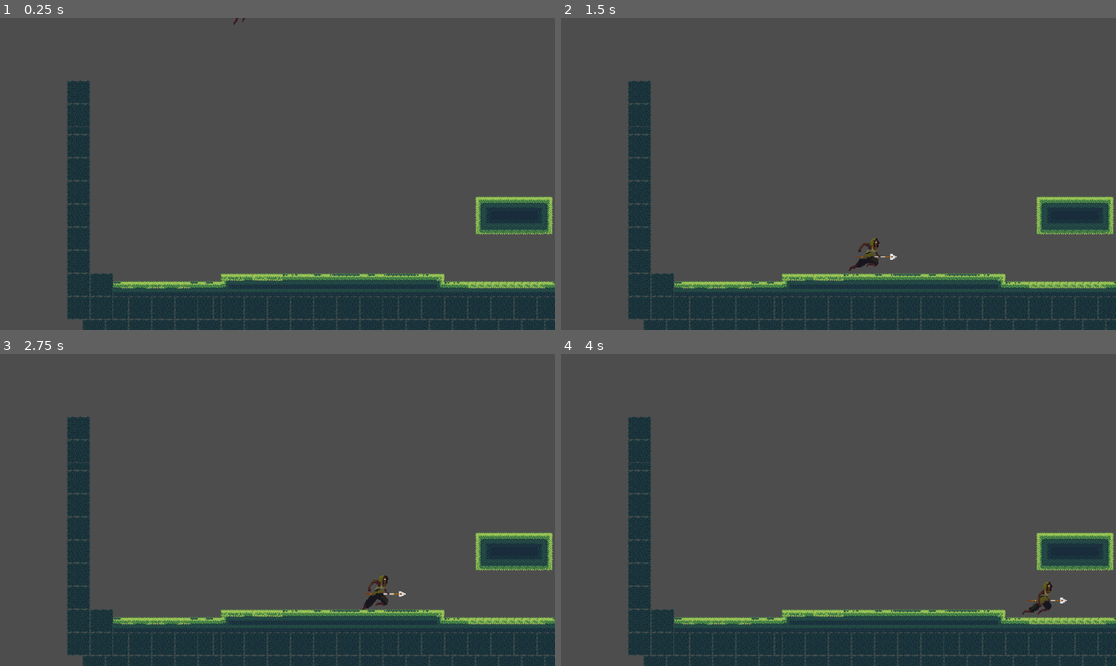
Above: before the commit, frames 1-4 (two rows, left to right).
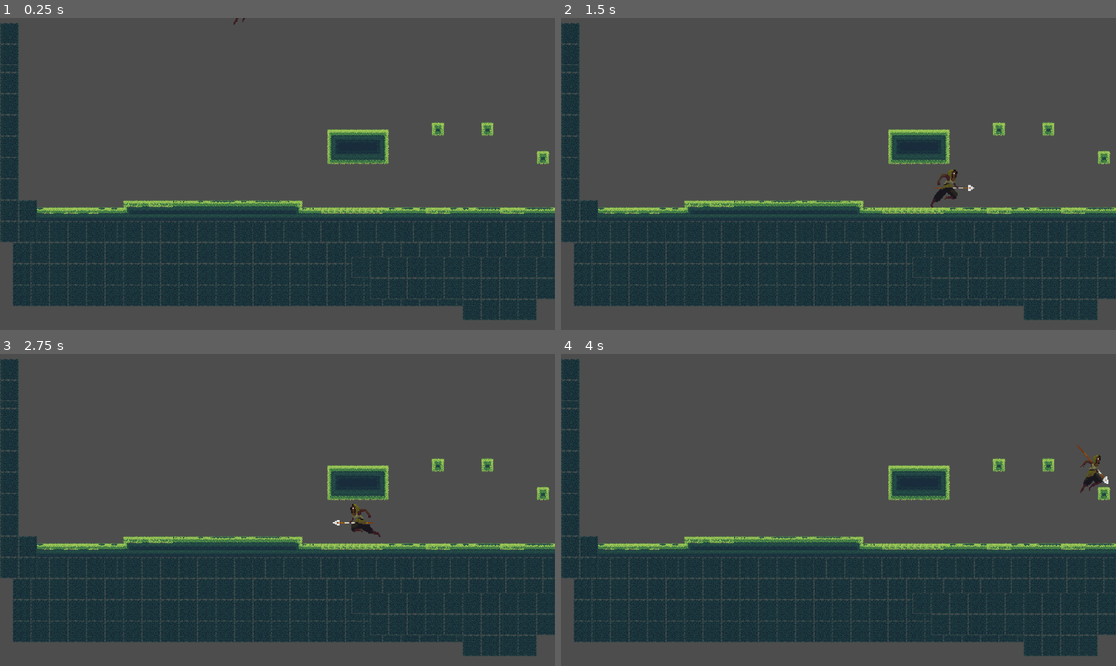
Above: after the commit, the same moments.

Repository: mtlmacedo/Novogo
Game: Godot game, scene res://node_2d.tscn
The game is run twice, just before and just after one commit, with the same random seed, the same clock (stepped at 60 frames per second) and the same inputs.
Inputs:
- Up to frame 1 (0.25 s): no input
- Up to frame 2 (1.5 s): tap Enter (ui_accept) at 0.5, 0.77 s; hold Right (ui_right) from 0.53 s (still down)
- Up to frame 3 (2.75 s): tap Enter (ui_accept) at 1.52 s; release Right (ui_right) at 2.03 s; hold Left (ui_left) from 2.03 s (still down)
- Up to frame 4 (4 s): release Left (ui_left) at 2.78 s; hold Right (ui_right) from 2.78 s (still down); tap Enter (ui_accept) at 3.02, 3.77 s

The runs differ from the first frame. In frame 1, 35% of the frame differs, in the area x 0-100%, y 1-100%; in frame 2, 36%; in frame 3, 36%; in frame 4, 36%.

Commit message:
movement improvements and flip_h

Diff:
--- a/node_2d.tscn
+++ b/node_2d.tscn
@@ -11,5 +11,6 @@
 scale = Vector2(2, 2)
 
 [node name="TileMap" parent="." instance=ExtResource("2_jsjcf")]
-position = Vector2(809, 410)
+position = Vector2(536, 268)
+scale = Vector2(0.799999, 0.920345)
 layer_0/tile_data = PackedInt32Array(655320, 1572865, 14, 720856, 1572865, 15, 655321, 1441793, 14, 720857, 1441793, 15 …(36922 unchanged characters)…
--- a/scenes/player.tscn
+++ b/scenes/player.tscn
@@ -10,9 +10,8 @@
 [ext_resource type="Texture2D" uid="uid://ckbt6oa155x4g" path="res://sprites/Huntress/Sprites/Jump.png" id="6_jna1h"]
 [ext_resource type="Texture2D" uid="uid://6k4oqlj3mbc4" path="res://sprites/Huntress/Sprites/Run.png" id="7_d716a"]
 
-[sub_resource type="CapsuleShape2D" id="CapsuleShape2D_oht82"]
-radius = 8.0
-height = 38.0
+[sub_resource type="RectangleShape2D" id="RectangleShape2D_ed6g3"]
+size = Vector2(16, 33.5937)
 
 [sub_resource type="AtlasTexture" id="AtlasTexture_tq7j5"]
 atlas = ExtResource("1_3bxct")
@@ -349,8 +348,9 @@
 script = ExtResource("1_f6kbr")
 
 [node name="CollisionShape2D" type="CollisionShape2D" parent="."]
-position = Vector2(-1, 2)
-shape = SubResource("CapsuleShape2D_oht82")
+position = Vector2(-2, 3.5)
+scale = Vector2(1, 1.28)
+shape = SubResource("RectangleShape2D_ed6g3")
 debug_color = Color(0, 0.6, 0.701961, 0.419608)
 
 [node name="AnimatedSprite2D" type="AnimatedSprite2D" parent="."]
--- a/scripts/playerScript.gd
+++ b/scripts/playerScript.gd
@@ -1,30 +1,40 @@
 extends CharacterBody2D
 
 
-const SPEED = 300.0
-const JUMP_VELOCITY = -400.0
+const SPEED = 350.0
+const JUMP_VELOCITY = -550.0
 
 # Get the gravity from the project settings to be synced with RigidBody nodes.
 var gravity = ProjectSettings.get_setting("physics/2d/default_gravity")
 var motion = Vector2.ZERO
+func sprite_handler(direction):
+
+	if direction > 0:
+		print("direita", direction)
+		$AnimatedSprite2D.flip_h = false
+		$AnimatedSprite2D.play("run")
+	elif direction < 0:
+		print("esquerda", direction)
+		$AnimatedSprite2D.flip_h = true
+		$AnimatedSprite2D.play("run")
+	else :
+		$AnimatedSprite2D.play("idle")
 
 func _process(delta):
 	# Add the gravity.
+	var direction = Input.get_axis("ui_left", "ui_right")
+	if direction == 0 :
+		velocity.x = direction * SPEED
+	elif direction:
+		velocity.x = direction * SPEED
+	else:
+		velocity.x = move_toward(velocity.x, 0, SPEED)
+
+	sprite_handler(direction)
+
 	if not is_on_floor():
 		velocity.y += gravity * delta
 		$AnimatedSprite2D.play("jump")
-	else :
-		var direction = Input.get_axis("ui_left", "ui_right")
-		if direction == 0 :
-			velocity.x = direction * SPEED
-			$AnimatedSprite2D.play("idle")
-		elif direction:
-			velocity.x = direction * SPEED
-			$AnimatedSprite2D.play("run")
-		else:
-			velocity.x = move_toward(velocity.x, 0, SPEED)
-			$AnimatedSprite2D.play("run")
-
 	# Handle Jump.
 	if Input.is_action_just_pressed("ui_accept") and is_on_floor():
 		velocity.y = JUMP_VELOCITY
